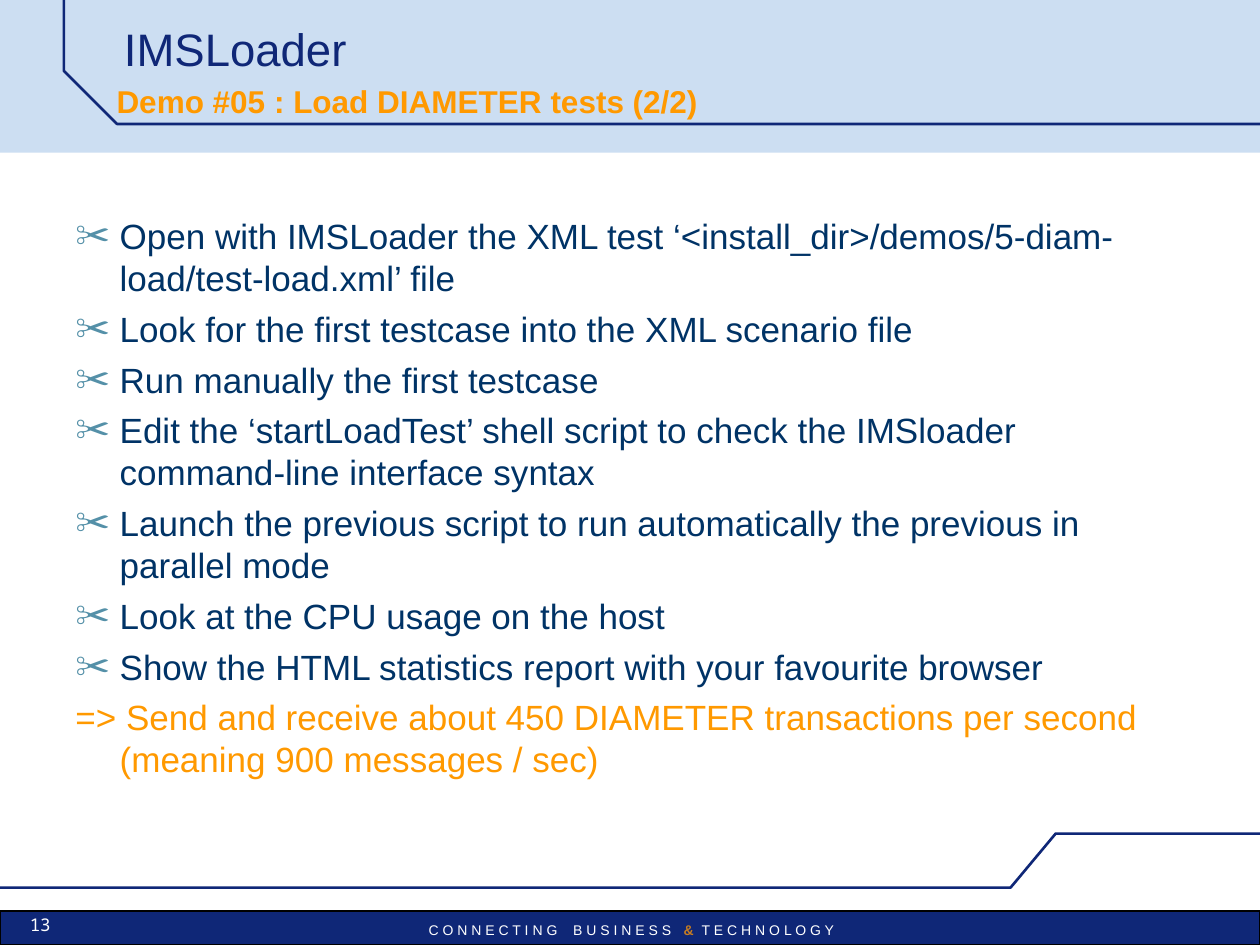
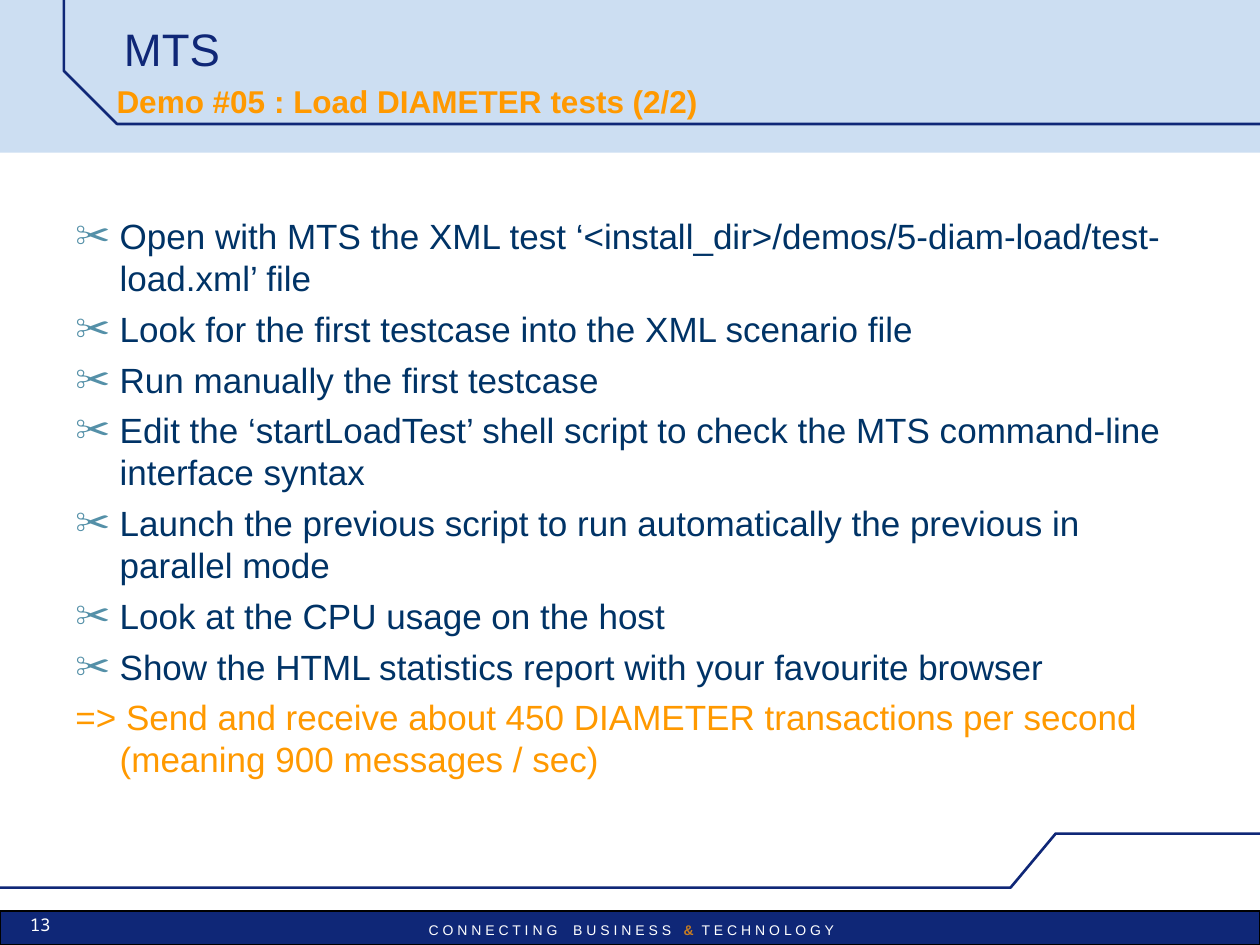
Before and after one commit to vu3mmg/mts-project, a slide deck: slide 13 of trunk/mts/src/main/doc/MTS-Pres-demos.ppt. Drawn at 1260x945 pixels with LibreOffice and Linux fonts; fonts in the diff are those of the drawing; background and template pictures are left out. Boxes give left, top, right and bottom in pixels: in the first picture for what was removed or moved away, otherwise in the second. Text is boxed around its words. In the diff, an @@ line names an element or a change of style, - is before the commit and + after.

```diff
--- a/trunk/mts/src/main/doc/MTS-Pres-demos.ppt
+++ b/trunk/mts/src/main/doc/MTS-Pres-demos.ppt
@@ title at <box>124,34,220,67</box>: text changed @@
-IMSLoader
+MTS
@@ text at <box>120,223,1160,292</box>: text changed @@
-✂ Open with IMSLoader the XML test ‘<install_dir>/demos/5-diam-load/test-load.xml’ file
+✂ Open with MTS the XML test ‘<install_dir>/demos/5-diam-load/test-load.xml’ file
@@ text at <box>120,417,1160,492</box>: text changed @@
-✂ Edit the ‘startLoadTest’ shell script to check the IMSloader command-line interface syntax
+✂ Edit the ‘startLoadTest’ shell script to check the MTS command-line interface syntax
```
Also in this commit, not shown: 24 other slides changed, 35 other files.
